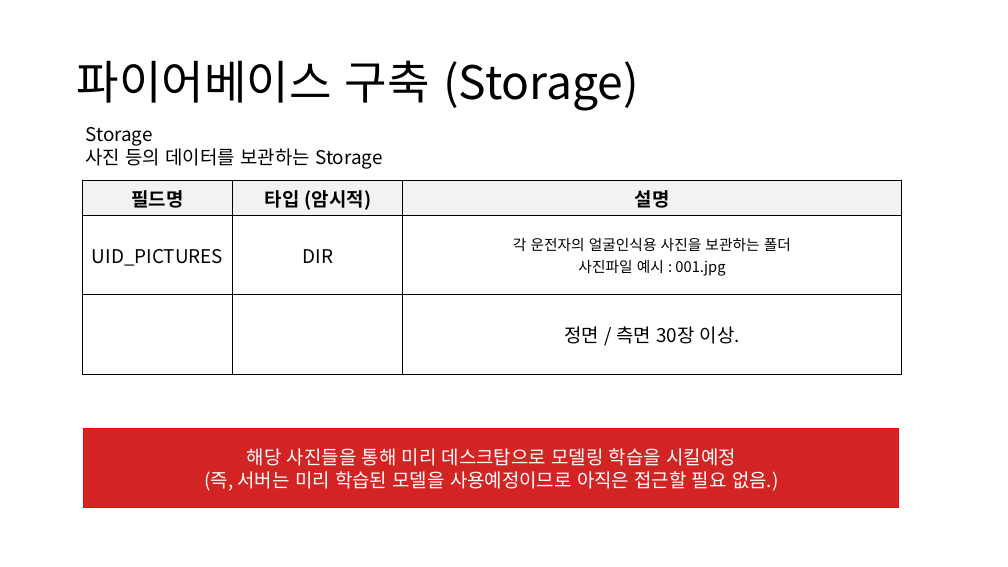
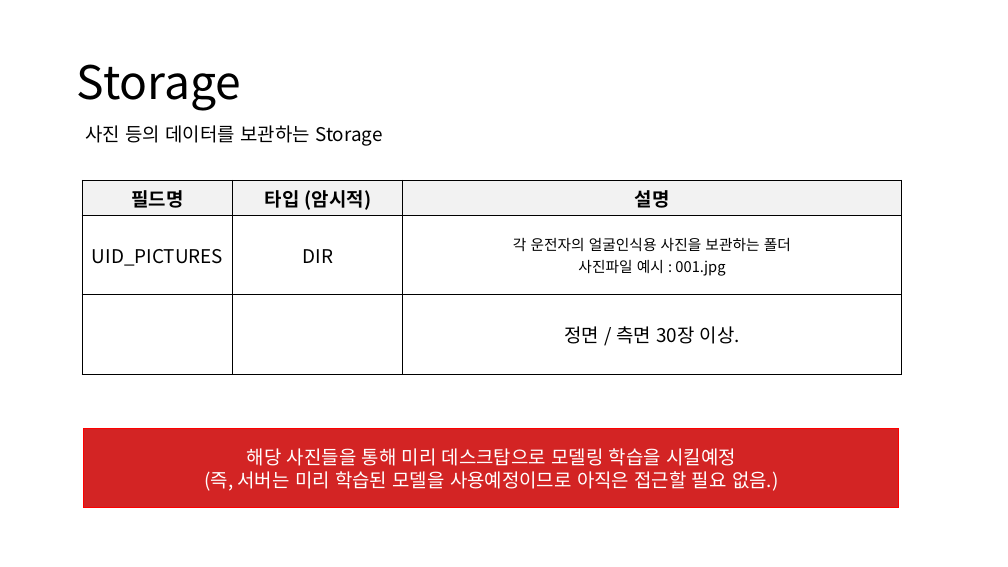
Before and after one commit to chhs2131/2021ESWContest_webOS_Three-Americano, a slide deck: slide 7 of 개발현황/Firebase DB 구성 20210810.pptx (slide 8 before the commit). Drawn at 1008x567 pixels with LibreOffice and Linux fonts; fonts in the diff are those of the drawing. Boxes give left, top, right and bottom in pixels: in the first picture for what was removed or moved away, otherwise in the second. Text is boxed around its words. In the diff, an @@ line names an element or a change of style, - is before the commit and + after.

```diff
--- a/개발현황/Firebase DB 구성 20210810.pptx
+++ b/개발현황/Firebase DB 구성 20210810.pptx
@@ title at <box>77,64,242,111</box>: text changed @@
-파이어베이스 구축 (Storage)
+Storage
@@ text at <box>85,127,152,146</box>: paragraph removed @@
-Storage
```
Also in this commit, not shown: 4 other slides changed, 1 slide removed.
